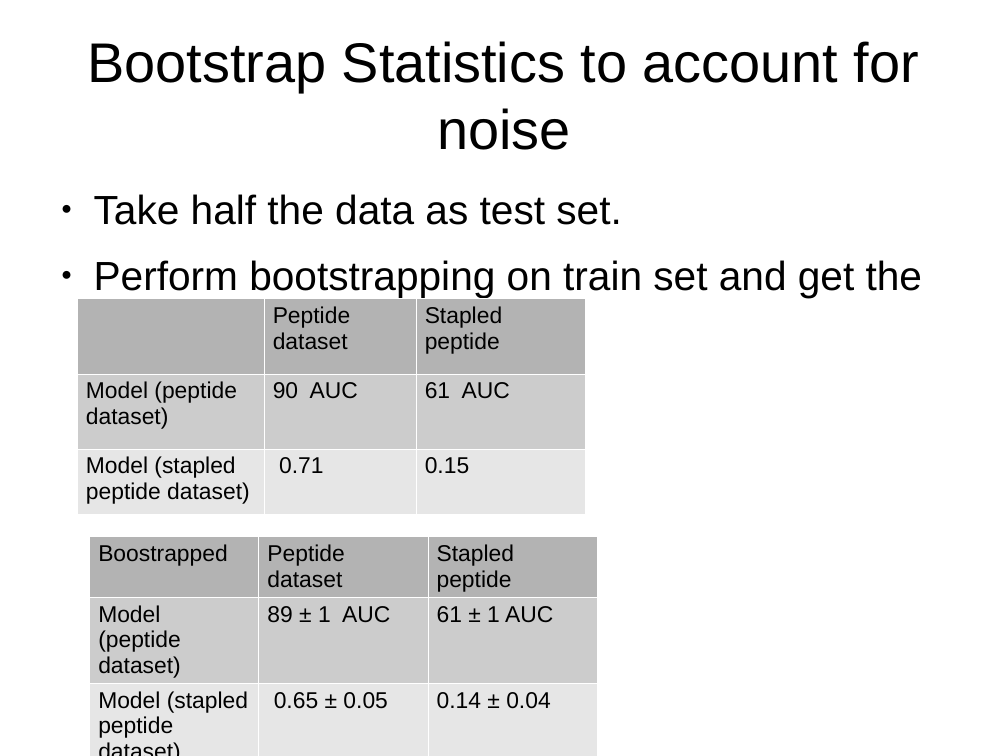
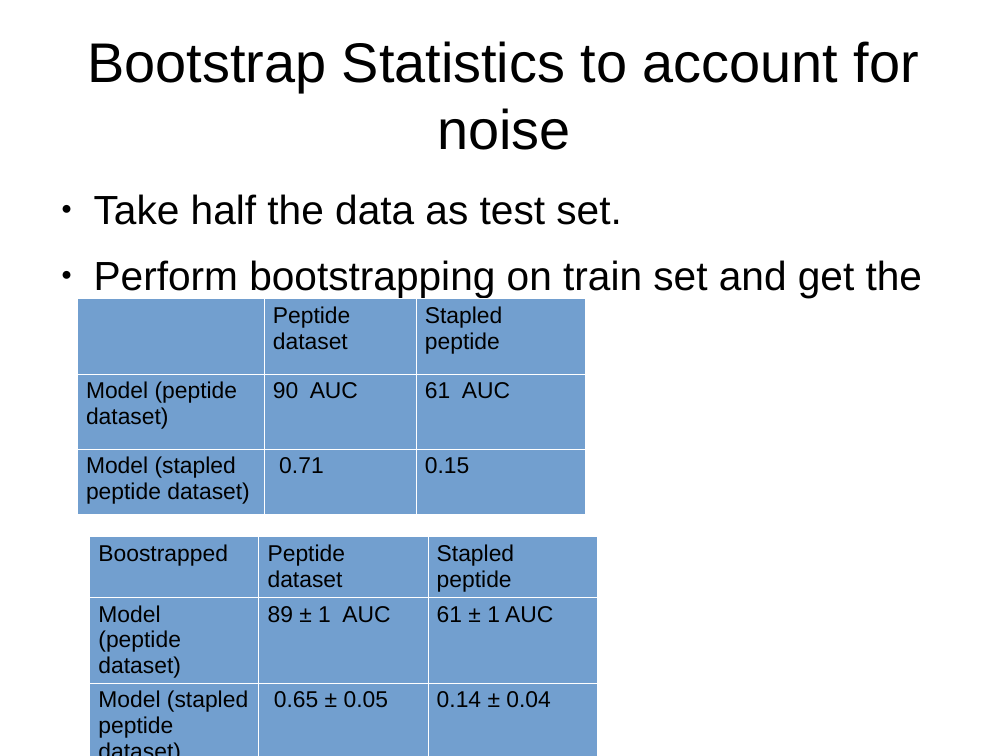
Before and after one commit to leexa90/Projects, a slide deck: slide 16 of toxicity/Final/Permability/all_seq/permaubility slides.odp. Drawn at 1008x756 pixels with LibreOffice and Linux fonts; fonts in the diff are those of the drawing. Boxes give left, top, right and bottom in pixels: in the first picture for what was removed or moved away, otherwise in the second. Text is boxed around its words. In the diff, an @@ line names an element or a change of style, - is before the commit and + after.

```diff
--- a/toxicity/Final/Permability/all_seq/permaubility slides.odp
+++ b/toxicity/Final/Permability/all_seq/permaubility slides.odp
@@ table at (77,298,585,514) @@
@@ fill #B3B3B3 to #729FCF in row 1 @@
@@ fill #CCCCCC to #729FCF in row 2 @@
@@ fill #E6E6E6 to #729FCF in row 3 @@
@@ table at (90,536,597,744) @@
@@ fill #B3B3B3 to #729FCF in row 1 @@
@@ fill #CCCCCC to #729FCF in row 2 @@
@@ fill #E6E6E6 to #729FCF in row 3 @@
```
Also in this commit, not shown: 1 other slide changed, 1 slide added, 10 other files.
